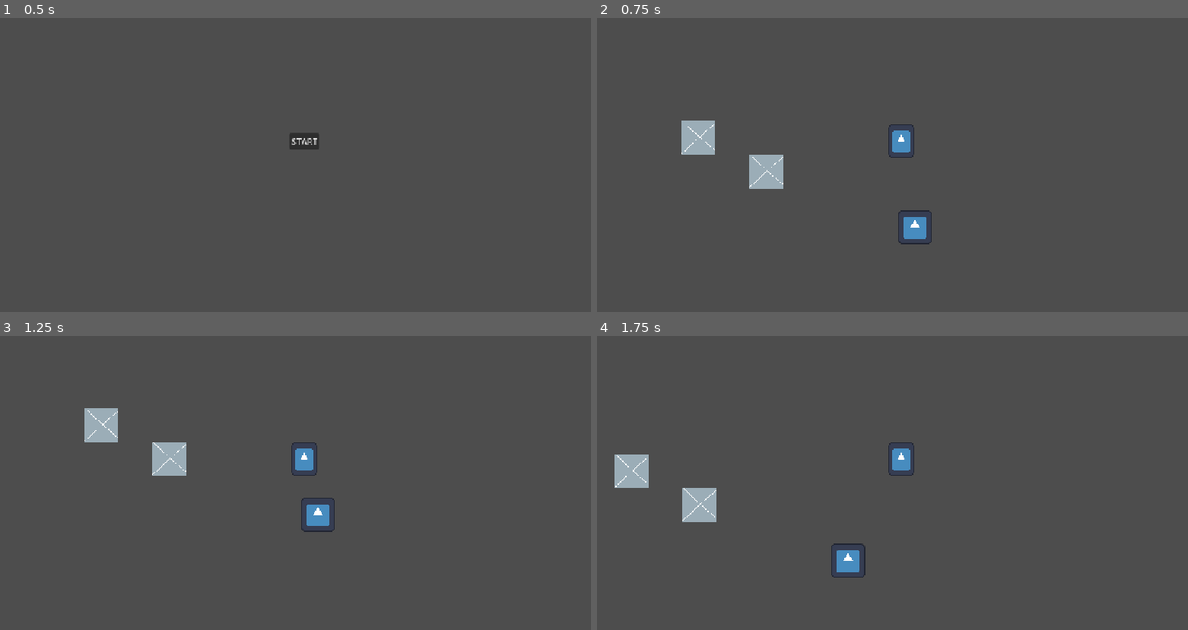
Above: before the commit, frames 1-4 (two rows, left to right).
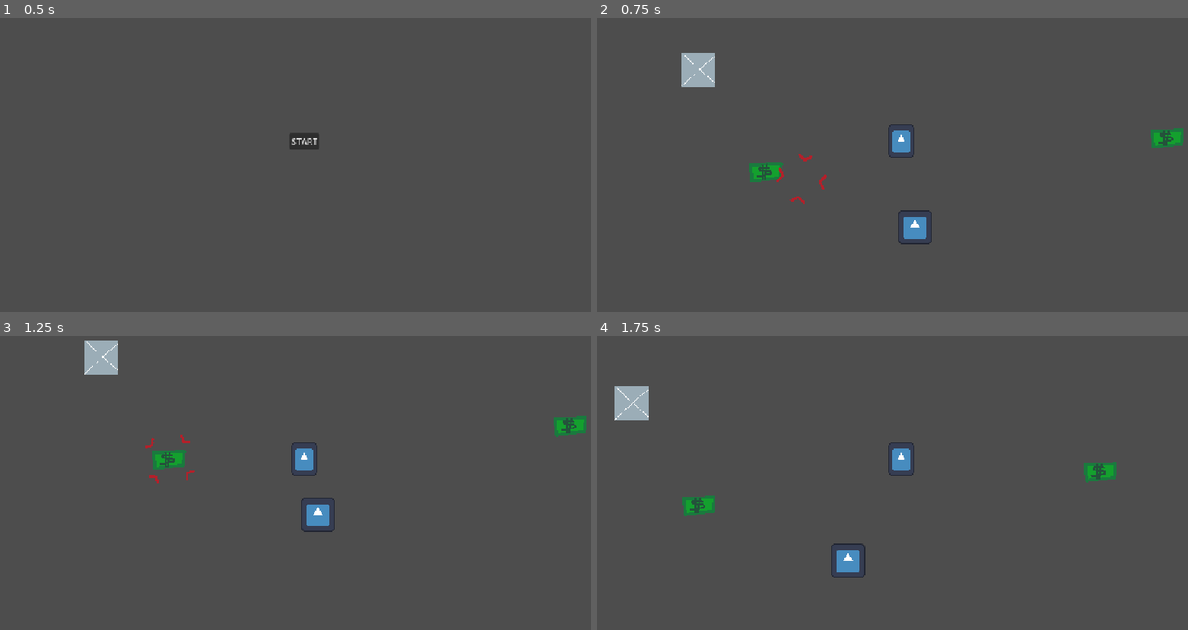
Above: after the commit, the same moments.

Repository: Deeeeelan/liquidate-game
Game: Godot game, scene res://scenes/title_screen.tscn
The game is run twice, just before and just after one commit, with the same random seed, the same clock (stepped at 60 frames per second) and the same inputs. The engine's default icon, where the game draws it, is replaced by a stand-in: a white triangle on a blue panel in a dark square.
Inputs (mouse positions are in pixels of both pictures, inside the frame that each line leads up to):
- Up to frame 1 (0.5 s): no input
- Up to frame 2 (0.75 s): click "START" at 0.5 s
- Up to frame 3 (1.25 s): no input
- Up to frame 4 (1.75 s): tap Enter at 1.25 s; move the mouse to (1034, 441) at 1.27 s; hold D (right) from 1.28 s (still down); hold Space (jump) from 1.28 s (still down); click (1034, 441) at 1.42 s

Frame 1 is identical in both runs. In frame 2, 2.4% of the frame differs, in the area x 14-100%, y 11-64%; in frame 3, 2.4%; in frame 4, 2.3%.

Commit message:
Add item aiming

Diff:
--- /dev/null
+++ b/assets/nodes/item.tscn
@@ -0,0 +1,22 @@
+[gd_scene format=3 uid="uid://b2yocptfor0lo"]
+
+[ext_resource type="Script" uid="uid://clyson8cvhpdt" path="res://scripts/item.gd" id="1_uxlwd"]
+[ext_resource type="Texture2D" uid="uid://dfh1g4g1f8ts7" path="res://assets/images/items_spritesheet.png" id="2_y2xdm"]
+
+[sub_resource type="RectangleShape2D" id="RectangleShape2D_8tn5n"]
+size = Vector2(128, 128)
+
+[sub_resource type="AtlasTexture" id="AtlasTexture_p57ef"]
+atlas = ExtResource("2_y2xdm")
+region = Rect2(0, 0, 128, 128)
+
+[node name="Item" type="Area2D" unique_id=1422025864 groups=["item"]]
+collision_layer = 2
+collision_mask = 2
+script = ExtResource("1_uxlwd")
+
+[node name="CollisionShape2D" type="CollisionShape2D" parent="." unique_id=1364826665]
+shape = SubResource("RectangleShape2D_8tn5n")
+
+[node name="Sprite2D" type="Sprite2D" parent="." unique_id=360735889]
+texture = SubResource("AtlasTexture_p57ef")
--- a/project.godot
+++ b/project.godot
@@ -31,6 +31,10 @@
 "res://scenes/": "purple",
 "res://scripts/": "blue"
 }
+
+[global_group]
+
+item=""
 
 [input]
 
--- a/scenes/game.tscn
+++ b/scenes/game.tscn
@@ -1,25 +1,73 @@
 [gd_scene format=3 uid="uid://dg717e781qctt"]
 
+[ext_resource type="Texture2D" uid="uid://cnfq0b0wtw103" path="res://assets/images/select-Sheet.png" id="1_p57ef"]
 [ext_resource type="Script" uid="uid://bwa44mqqlcjrc" path="res://scripts/player_movement.gd" id="1_uwrxv"]
+[ext_resource type="Script" uid="uid://bpvbvjlqr4ym0" path="res://scenes/select.gd" id="2_u5sy4"]
 [ext_resource type="Texture2D" uid="uid://bkch85xeq0d2s" path="res://assets/images/icon.svg" id="2_yqjtg"]
 [ext_resource type="Texture2D" uid="uid://dwvkg1ed8dxbd" path="res://assets/images/placeholder.png" id="3_lnu2h"]
+[ext_resource type="PackedScene" uid="uid://b2yocptfor0lo" path="res://assets/nodes/item.tscn" id="4_lbhrr"]
+[ext_resource type="Texture2D" uid="uid://dfh1g4g1f8ts7" path="res://assets/images/items_spritesheet.png" id="5_iywne"]
+
+[sub_resource type="AtlasTexture" id="AtlasTexture_u5sy4"]
+atlas = ExtResource("1_p57ef")
+region = Rect2(0, 0, 384, 384)
+
+[sub_resource type="AtlasTexture" id="AtlasTexture_gee14"]
+atlas = ExtResource("1_p57ef")
+region = Rect2(384, 0, 384, 384)
+
+[sub_resource type="AtlasTexture" id="AtlasTexture_0tnpc"]
+atlas = ExtResource("1_p57ef")
+region = Rect2(768, 0, 384, 384)
+
+[sub_resource type="SpriteFrames" id="SpriteFrames_6sj1v"]
+animations = [{
+"frames": [{
+"duration": 1.0,
+"texture": SubResource("AtlasTexture_u5sy4")
+}, {
+"duration": 1.0,
+"texture": SubResource("AtlasTexture_gee14")
+}, {
+"duration": 1.0,
+"texture": SubResource("AtlasTexture_0tnpc")
+}],
+"loop": 1,
+"name": &"default",
+"speed": 5.0
+}]
 
 [sub_resource type="CapsuleShape2D" id="CapsuleShape2D_6sj1v"]
 radius = 48.0
 height = 128.0
+
+[sub_resource type="CircleShape2D" id="CircleShape2D_6sj1v"]
+radius = 512.0
 
 [sub_resource type="WorldBoundaryShape2D" id="WorldBoundaryShape2D_6sj1v"]
 
 [sub_resource type="RectangleShape2D" id="RectangleShape2D_6sj1v"]
 size = Vector2(128, 128)
 
+[sub_resource type="AtlasTexture" id="AtlasTexture_iywne"]
+atlas = ExtResource("5_iywne")
+region = Rect2(0, 0, 128, 128)
+
 [node name="Game" type="Node" unique_id=1171329590]
 
 [node name="Node2D" type="Node2D" parent="." unique_id=935136484]
 
-[node name="CharacterBody2D" type="CharacterBody2D" parent="Node2D" unique_id=296477326]
+[node name="Select" type="AnimatedSprite2D" parent="Node2D" unique_id=1061372609]
+visible = false
+z_index = 1
+sprite_frames = SubResource("SpriteFrames_6sj1v")
+frame_progress = 0.4671062
+script = ExtResource("2_u5sy4")
+
+[node name="CharacterBody2D" type="CharacterBody2D" parent="Node2D" unique_id=296477326 node_paths=PackedStringArray("select")]
 position = Vector2(192, -192)
 script = ExtResource("1_uwrxv")
+select = NodePath("../Select")
 
 [node name="Sprite2D" type="Sprite2D" parent="Node2D/CharacterBody2D" unique_id=1678045591]
 scale = Vector2(0.75, 1)
@@ -30,6 +78,17 @@
 
 [node name="RemoteTransform2D" type="RemoteTransform2D" parent="Node2D/CharacterBody2D" unique_id=1747893914]
 remote_path = NodePath("../../Camera2D")
+
+[node name="Pickup" type="Area2D" parent="Node2D/CharacterBody2D" unique_id=1218724146]
+collision_layer = 2
+collision_mask = 2
+
+[node name="CollisionShape2D" type="CollisionShape2D" parent="Node2D/CharacterBody2D/Pickup" unique_id=1381012625]
+shape = SubResource("CircleShape2D_6sj1v")
+
+[node name="FindTick" type="Timer" parent="Node2D/CharacterBody2D" unique_id=1265941775]
+wait_time = 0.05
+autostart = true
 
 [node name="Camera2D" type="Camera2D" parent="Node2D" unique_id=1661264767]
 position = Vector2(192, -192)
@@ -47,7 +106,7 @@
 shape = SubResource("WorldBoundaryShape2D_6sj1v")
 
 [node name="StaticBody2D2" type="StaticBody2D" parent="Node2D/Terrain" unique_id=1564751344]
-position = Vector2(-320, -64)
+position = Vector2(-576, -448)
 
 [node name="CollisionShape2D" type="CollisionShape2D" parent="Node2D/Terrain/StaticBody2D2" unique_id=390168323]
 shape = SubResource("RectangleShape2D_6sj1v")
@@ -56,7 +115,7 @@
 texture = ExtResource("3_lnu2h")
 
 [node name="StaticBody2D3" type="StaticBody2D" parent="Node2D/Terrain" unique_id=390028746]
-position = Vector2(-576, -192)
+position = Vector2(-1728, -64)
 
 [node name="CollisionShape2D" type="CollisionShape2D" parent="Node2D/Terrain/StaticBody2D3" unique_id=639271634]
 shape = SubResource("RectangleShape2D_6sj1v")
@@ -82,6 +141,14 @@
 [node name="Sprite2D" type="Sprite2D" parent="Node2D/Terrain/StaticBody2D5" unique_id=1240586740]
 texture = ExtResource("3_lnu2h")
 
+[node name="Item" parent="Node2D" unique_id=1422025864 instance=ExtResource("4_lbhrr")]
+position = Vector2(-320, -64)
+sprite = SubResource("AtlasTexture_iywne")
+
+[node name="Item2" parent="Node2D" unique_id=889268876 instance=ExtResource("4_lbhrr")]
+position = Vector2(1200, -192)
+sprite = SubResource("AtlasTexture_iywne")
+
 [node name="CanvasLayer" type="CanvasLayer" parent="." unique_id=467131037]
 
 [node name="Control" type="Control" parent="CanvasLayer" unique_id=79782818]
@@ -91,3 +158,17 @@
 anchor_bottom = 1.0
 grow_horizontal = 2
 grow_vertical = 2
+
+[node name="Controls Placeholder" type="Control" parent="CanvasLayer/Control" unique_id=243044962]
+layout_mode = 1
+anchors_preset = 8
+anchor_left = 0.5
+anchor_top = 0.5
+anchor_right = 0.5
+anchor_bottom = 0.5
+offset_left = -352.0
+offset_top = -196.0
+offset_right = 353.0
+offset_bottom = 209.0
+grow_horizontal = 2
+grow_vertical = 2
--- /dev/null
+++ b/scenes/select.gd
@@ -0,0 +1,11 @@
+extends AnimatedSprite2D
+
+
+# Called when the node enters the scene tree for the first time.
+func _ready() -> void:
+	play()
+
+
+# Called every frame. 'delta' is the elapsed time since the previous frame.
+func _process(delta: float) -> void:
+	rotation += 1 * delta
--- /dev/null
+++ b/scripts/item.gd
@@ -0,0 +1,12 @@
+extends Area2D
+
+@export var value: int = 100
+@export var sprite: AtlasTexture
+@export var rare: bool = false
+
+func _ready() -> void:
+	$Sprite2D.texture = sprite
+
+
+func _process(delta: float) -> void:
+	pass
--- a/scripts/player_movement.gd
+++ b/scripts/player_movement.gd
@@ -1,5 +1,6 @@
 extends CharacterBody2D
 
+@export var select: AnimatedSprite2D
 
 const BASE_SPEED: float = 800.0
 const MAX_SPEED: float = 1300.0
@@ -35,6 +36,8 @@
 var grab_ledge = false
 var ledge_check = false
 
+var selected_item: Area2D
+
 func debug_point(pos: Vector2, color: Color = Color(1.0, 1.0, 1.0, 1.0)):
 	var node = $Sprite2D.duplicate()
 	node.scale = Vector2(0.2, 0.2)
@@ -44,11 +47,7 @@
 
 func process_jump_y(j_add: bool):
 	if j_add: jumps += 1
-
-	# TODO: make second jump more powerful, but make sure it actually works at negative velocity
-
 	velocity.y = min(BASE_JUMP, velocity.y + BASE_JUMP)
-
 
 	get_tree().create_timer(0.1).timeout.connect(func():
 		jmp_debounce = false
@@ -58,9 +57,29 @@
 func get_jump_condition(wall: bool):
 	return not jmp_debounce and ((Input.is_action_just_pressed("jump") and ((wall and jumps <= MAX_JUMPS) or jumps < MAX_JUMPS)) or (Input.is_action_pressed("jump") and jumps == 0))
 
+func find_tick():
+	var cols = $Pickup.get_overlapping_areas()
+	var closest_col: Area2D
+	var closest_dist = 9999
+	for col in cols:
+		if col.is_in_group("item"):
+			if (col.position - position).length() < closest_dist:
+				closest_dist = (col.position - position).length()
+				closest_col = col
+	if closest_col:
+		selected_item = closest_col
+		var tween = get_tree().create_tween().set_trans(Tween.TRANS_CUBIC).set_ease(Tween.EASE_OUT)
+		tween.tween_property(select, "position", closest_col.position, 0.55)
+		tween.play()
+		select.visible = true
+	else:
+		selected_item = null
+		select.visible = false
+
+func _ready() -> void:
+	$FindTick.timeout.connect(find_tick)
+
 func _physics_process(delta: float) -> void:
-
-
 	# ledge grabbing: (I need to plan this out since I dunno how to visualize this)
 	# uh so basically horiz. raycast in char direction + raycast offet in direction facing down
 	# if raycasts are the some collision = distance < certian param jump is overriden and player
Binary file added: assets/images/items_spritesheet.png
Not shown, added: assets/images/items_spritesheet.png.import
Binary file added: assets/images/select-Sheet.png
Not shown, added: assets/images/select-Sheet.png.import
Binary file added: assets/images/tut_dash-Sheet.png
Not shown, added: assets/images/tut_dash-Sheet.png.import
Binary file added: assets/images/tut_movement.png
Not shown, added: assets/images/tut_movement.png.import
Not shown, added: scenes/select.gd.uid
Not shown, added: scripts/item.gd.uid
